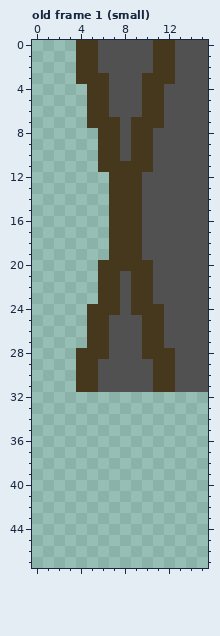
Two versions of one pixel-art file, project/barries.aseprite. The picture above is the old version.
16x48 pixels, 2 frames. Shown: old frame 1 (small).
New version:
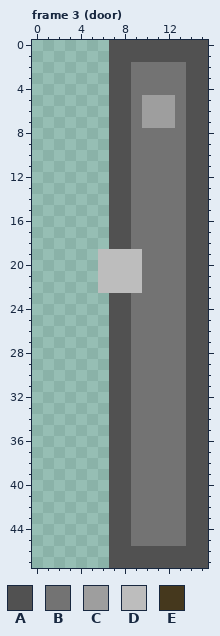
Palette (. is transparent): A #515151  B #737373  C #9e9e9e  D #bdbdbd  E #45381d
A new or re-ordered frame is compared with the old frame closest to it.
Change:
frames 2 -> 3
--- frame 3 (door) is new; against old frame 1 (small)
@@ x 0..15 @@
- 0 ....EEAAAAAEEAAA
- 1 ....EEAAAAAEEAAA
- 2 ....EEAAAAAEEAAA
- 3 ....EEEAAAEEEAAA
- 4 .....EEAAAEEAAAA
- 5 .....EEAAAEEAAAA
- 6 .....EEAAAEEAAAA
- 7 .....EEEAEEEAAAA
- 8 ......EEAEEAAAAA
- 9 ......EEAEEAAAAA
-10 ......EEAEEAAAAA
-11 ......EEEEEAAAAA
-12 .......EEEAAAAAA
-13 .......EEEAAAAAA
-14 .......EEEAAAAAA
-15 .......EEEAAAAAA
-16 .......EEEAAAAAA
-17 .......EEEAAAAAA
-18 .......EEEAAAAAA
-19 .......EEEAAAAAA
-20 ......EEEEEAAAAA
-21 ......EEAEEAAAAA
-22 ......EEAEEAAAAA
-23 ......EEAEEAAAAA
-24 .....EEEAEEEAAAA
-25 .....EEAAAEEAAAA
-26 .....EEAAAEEAAAA
-27 .....EEAAAEEAAAA
-28 ....EEEAAAEEEAAA
-29 ....EEAAAAAEEAAA
-30 ....EEAAAAAEEAAA
-31 ....EEAAAAAEEAAA
-32 ................
-33 ................
-34 ................
-35 ................
-36 ................
-37 ................
-38 ................
-39 ................
-40 ................
-41 ................
-42 ................
-43 ................
-44 ................
-45 ................
-46 ................
-47 ................
+ 0 .......AAAAAAAAA
+ 1 .......AAAAAAAAA
+ 2 .......AABBBBBAA
+ 3 .......AABBBBBAA
+ 4 .......AABBBBBAA
+ 5 .......AABCCCBAA
+ 6 .......AABCCCBAA
+ 7 .......AABCCCBAA
+ 8 .......AABBBBBAA
+ 9 .......AABBBBBAA
+10 .......AABBBBBAA
+11 .......AABBBBBAA
+12 .......AABBBBBAA
+13 .......AABBBBBAA
+14 .......AABBBBBAA
+15 .......AABBBBBAA
+16 .......AABBBBBAA
+17 .......AABBBBBAA
+18 .......AABBBBBAA
+19 ......DDDDBBBBAA
+20 ......DDDDBBBBAA
+21 ......DDDDBBBBAA
+22 ......DDDDBBBBAA
+23 .......AABBBBBAA
+24 .......AABBBBBAA
+25 .......AABBBBBAA
+26 .......AABBBBBAA
+27 .......AABBBBBAA
+28 .......AABBBBBAA
+29 .......AABBBBBAA
+30 .......AABBBBBAA
+31 .......AABBBBBAA
+32 .......AABBBBBAA
+33 .......AABBBBBAA
+34 .......AABBBBBAA
+35 .......AABBBBBAA
+36 .......AABBBBBAA
+37 .......AABBBBBAA
+38 .......AABBBBBAA
+39 .......AABBBBBAA
+40 .......AABBBBBAA
+41 .......AABBBBBAA
+42 .......AABBBBBAA
+43 .......AABBBBBAA
+44 .......AABBBBBAA
+45 .......AABBBBBAA
+46 .......AAAAAAAAA
+47 .......AAAAAAAAA
Boxes around the changes in both pictures, in picture pixels (x1, y1, x2, y2):
changed: (76, 40, 208, 568)
